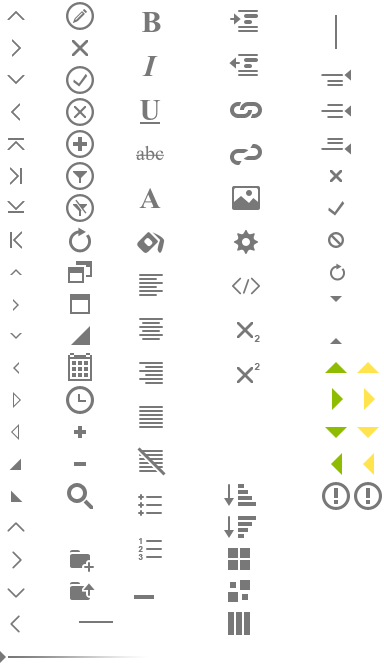
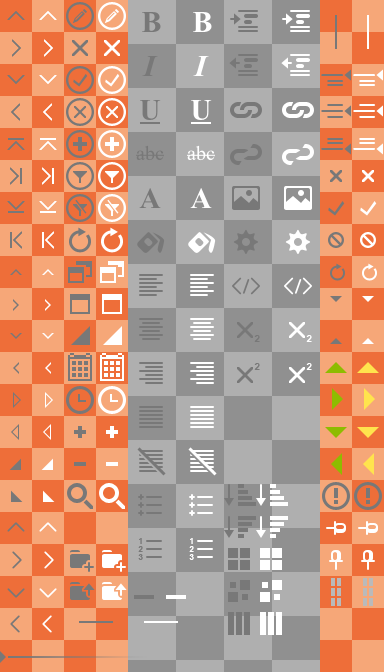
Revision of a layered 384 x 672 image; what changed, layer by layer:
added layer "toolbar drag hover" in group "Widgets 2 copy" over [363, 578, 373, 606]
added layer "toolbar drag" in group "Widgets 2" over [331, 578, 341, 606]
showed "Layer 5 copy" over [224, 0, 320, 672]
showed "Layer 5" over [128, 0, 224, 672]
showed "Layer 4" over [0, 0, 384, 672]
showed "Layer 1 copy" over [0, 0, 384, 672]
